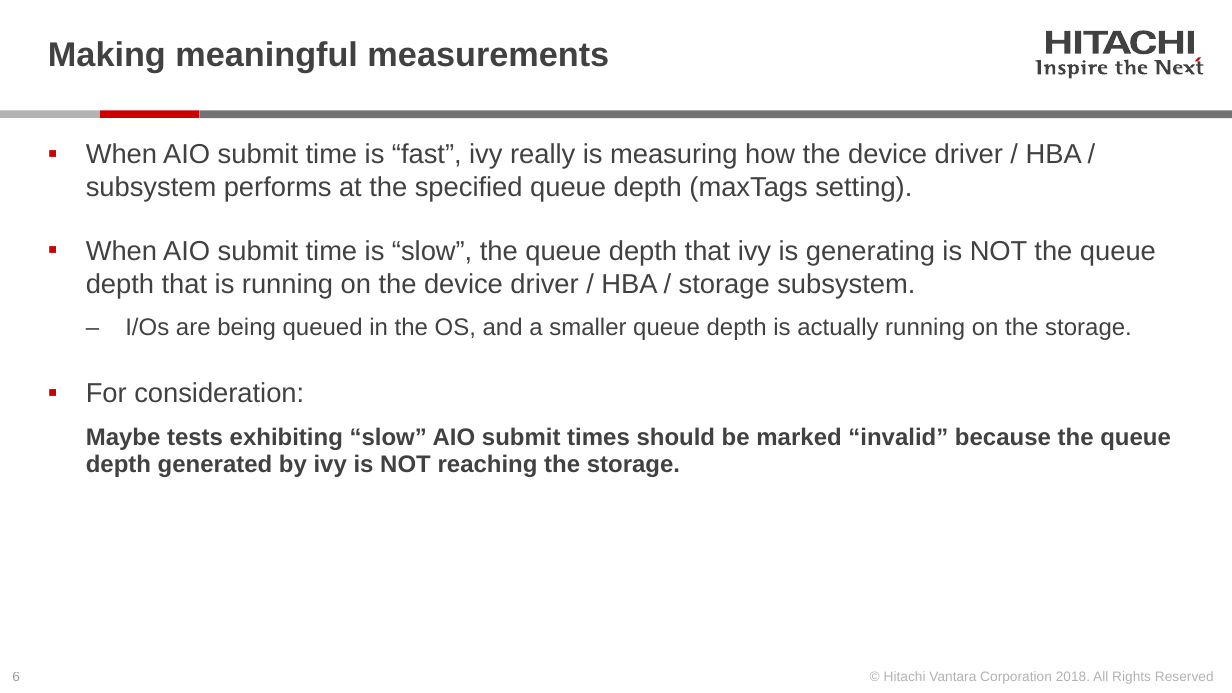
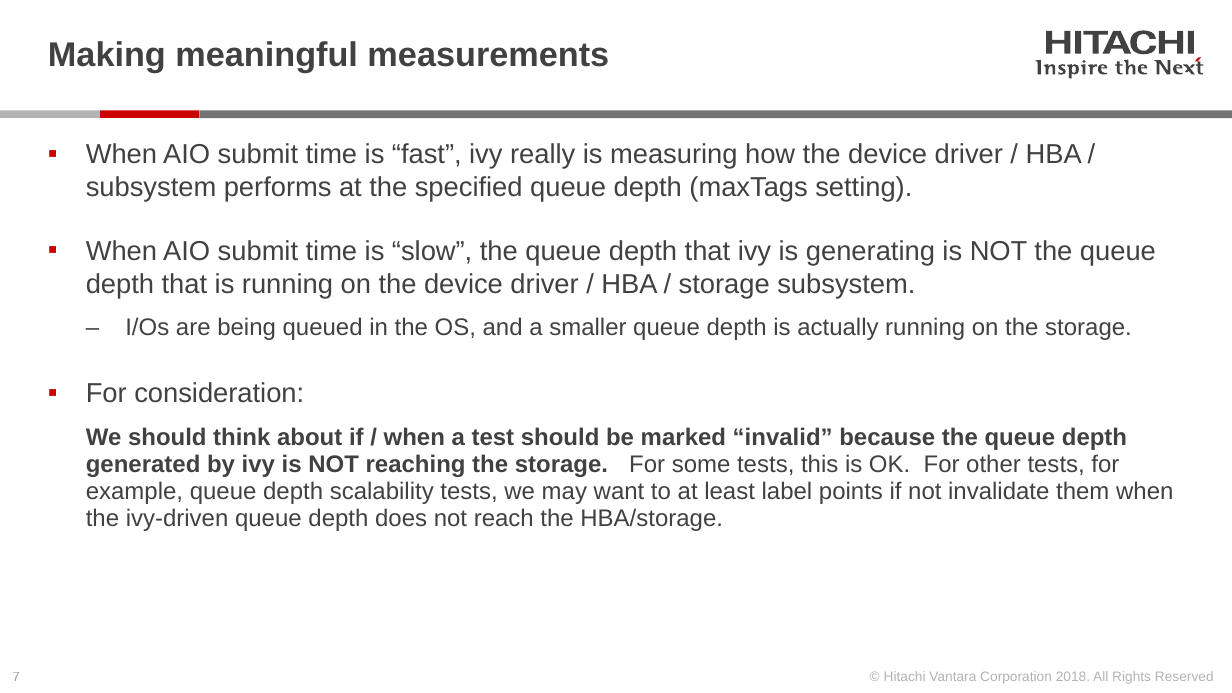
Before and after one commit to Hitachi-Data-Systems/ivy, a slide deck: slide 7 of doc/Submit time - ivy 2.01.00.pptx (slide 6 before the commit). Drawn at 1232x693 pixels with LibreOffice and Linux fonts; fonts in the diff are those of the drawing. Boxes give left, top, right and bottom in pixels: in the first picture for what was removed or moved away, otherwise in the second. Text is boxed around its words. In the diff, an @@ line names an element or a change of style, - is before the commit and + after.

```diff
--- a/doc/Submit time - ivy 2.01.00.pptx
+++ b/doc/Submit time - ivy 2.01.00.pptx
@@ text at <box>86,427,1173,531</box>: text changed; bold off @@
-  Maybe tests exhibiting “slow” AIO submit times should be marked “invalid” because the queue depth generated by ivy is NOT reaching the storage.
+  We should think about if / when a test should be marked “invalid” because the queue depth generated by ivy is NOT reaching the storage. For some tests, this is OK. For other tests, for example, queue depth scalability tests, we may want to at least label points if not invalidate them when the ivy-driven queue depth does not reach the HBA/storage.
@@ page number at <box>12,672,20,681</box>: text changed @@
-6
+7
```
Also in this commit, not shown: 1 slide added, 1 other file.
